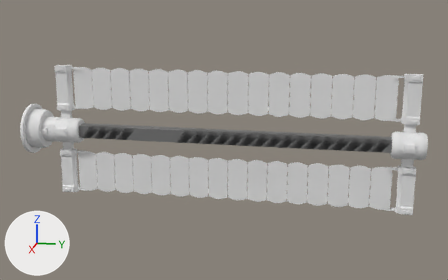
The FBX model Models/FBX/SpaceStation_SolarArray2.fbx, before and after one commit.
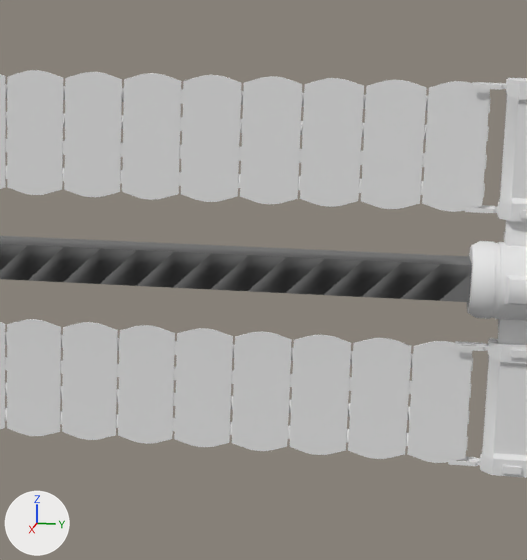
Each version is shown whole from a 50 mm lens placed at (22.82, 16.69, 5.59), pointed at (-0.02, 12.12, -0.12), then close up on the part from 50% to 92% of the width and 17% to 87% of the height. Lighting does not change. The marker at lower left points along +X, +Y and +Z. Where no turn or scale is listed for an object, it has been applied to the vertices. Vertices at the same position are counted once.

The scene before the commit, as lines of its bpy script (objects in view):
```python
me_cube_016 = bpy.data.meshes.new('Cube.016')
me_cube_016.from_pydata(...)  # 3640 vertices, 3948 faces; spans x -0.08..-0.05, y -0.97..11.46, z -2.55..2.55
me_cube_020 = bpy.data.meshes.new('Cube.020')
me_cube_020.from_pydata(...)  # 120 vertices, 300 faces; spans x -0.24..0.24, y -0.24..11.97, z -0.24..0.24
me_cube_020.materials.append(mat_m_wire)  # grey #727272
me_cylinder_009 = bpy.data.meshes.new('Cylinder.009')
me_cylinder_009.from_pydata(...)  # 972 vertices, 920 faces; spans x -0.58..0.58, y -0.61..0.61, z -0.85..0.85
me_cylinder_009.materials.append(mat_metal)  # white #e7e7e7
ob_cube = bpy.data.objects.new('Cube', me_cube_020)
ob_cube.location = (0.0, 6.51, 0.0)
ob_cube_002 = bpy.data.objects.new('Cube.002', me_cube_016)
ob_cube_002.location = (0.0, 7.02, 0.0)
ob_cylinder_001 = bpy.data.objects.new('Cylinder.001', me_cylinder_009)
ob_cylinder_001.location = (0.0, 18.97, 0.0)
# also in view: 'Cube.001' at (0.01, 12.32, 0.0)
```
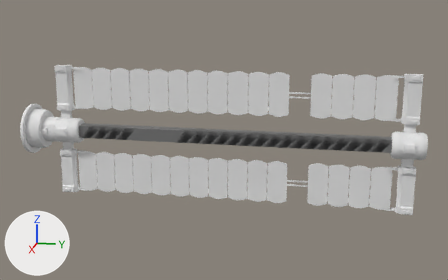
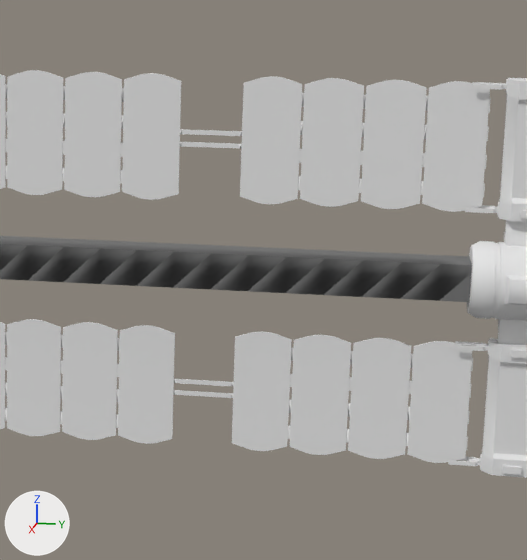
Changed parts and their boxes [x1, y1, x2, y2] in the close-ups (527 x 560 px):
part 1 of me_cube_016, added: after [173, 390, 233, 398]
part 2 of me_cube_016, added: after [174, 379, 234, 387]
part 3 of me_cube_016, added: after [180, 129, 242, 136]
part 4 of me_cube_016, added: after [180, 142, 242, 149]
part 5 of me_cube_016, deleted: before [172, 89, 243, 435]
part 6 of me_cube_016, deleted: before [173, 328, 234, 447]
part 7 of me_cube_016, deleted: before [179, 75, 242, 202]

The change, as a list of edits to the scene's bpy script:
```text
Change me_cube_016:
    used by ob_cube_002; location = (0.0, 7.02, 0.0)
    remove me_cube_016.from_pydata(...)  # 3640 vertices, 3948 faces; spans x -0.08..-0.05, y -0.97..11.46, z -2.55..2.55
    add me_cube_016.from_pydata(...)  # 3384 vertices, 3710 faces; spans x -0.08..-0.05, y -0.97..11.46, z -2.55..2.55
    me_cube_016 part 1: a new loose piece of 24 vertices spanning x -0.07..-0.06, y 7.56..8.37, z -1.82..-1.76
    me_cube_016 part 2: a new loose piece of 24 vertices spanning x -0.07..-0.06, y 7.56..8.37, z -1.66..-1.6
    me_cube_016 part 3: a new loose piece of 24 vertices spanning x -0.07..-0.06, y 7.56..8.37, z 1.76..1.82
    me_cube_016 part 4: a new loose piece of 24 vertices spanning x -0.07..-0.06, y 7.56..8.37, z 1.6..1.66
    me_cube_016 part 5: 12 loose pieces with 112 vertices, spanning x -0.07..-0.06, y 7.56..8.37, z -2.35..2.35, are deleted
    me_cube_016 part 6
    120 vertices are removed from x -0.08..-0.05, y 7.56..8.37, z -2.55..-0.87
    125 faces are deleted
    me_cube_016 part 7
    120 vertices are removed from x -0.08..-0.05, y 7.56..8.37, z 0.87..2.55
    125 faces are deleted
```
